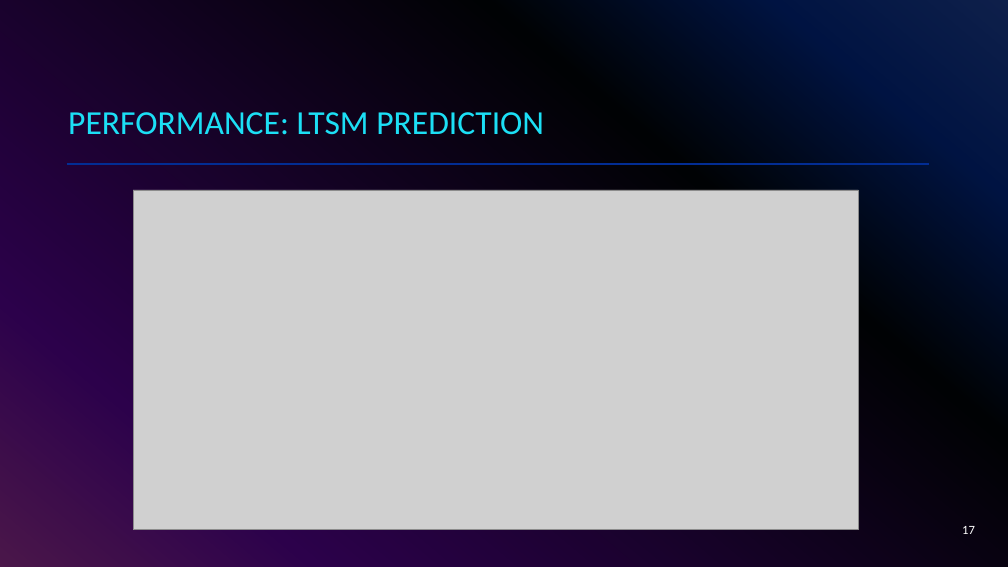
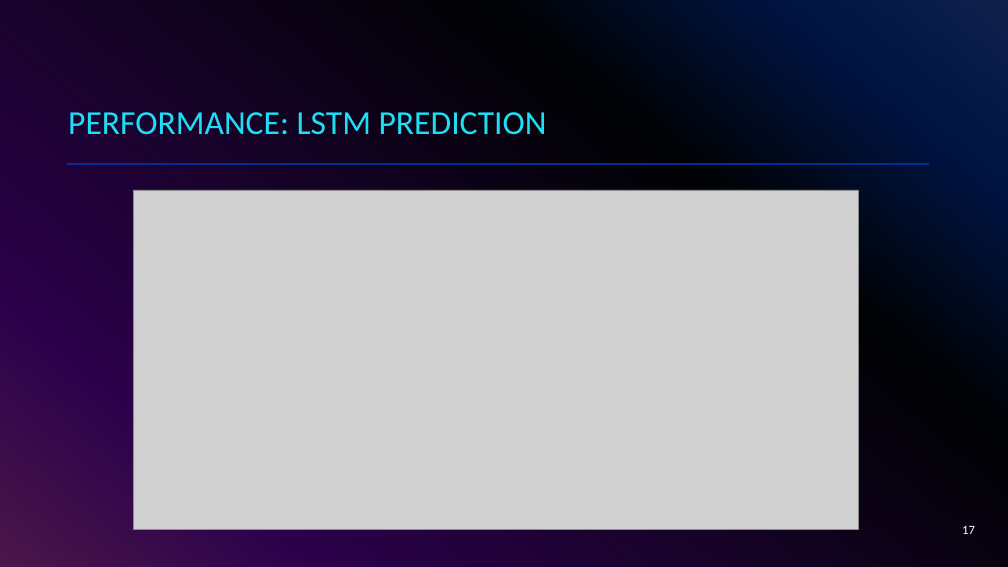
Before and after one commit to AustinCarnline/CS5393_Final, a slide deck: slide 17 of Presentation/Final Presentation.pptx. Drawn at 1008x567 pixels with LibreOffice and Linux fonts; fonts in the diff are those of the drawing; grey boxes stand for pictures. Boxes give left, top, right and bottom in pixels: in the first picture for what was removed or moved away, otherwise in the second. Text is boxed around its words. In the diff, an @@ line names an element or a change of style, - is before the commit and + after.

```diff
--- a/Presentation/Final Presentation.pptx
+++ b/Presentation/Final Presentation.pptx
@@ title at (x1=68, y1=112, x2=547, y2=135): text changed @@
-PERFORMANCE: LTSM PREDICTION
+PERFORMANCE: LSTM PREDICTION
```
Also in this commit, not shown: 7 other slides changed, 3 other files.
